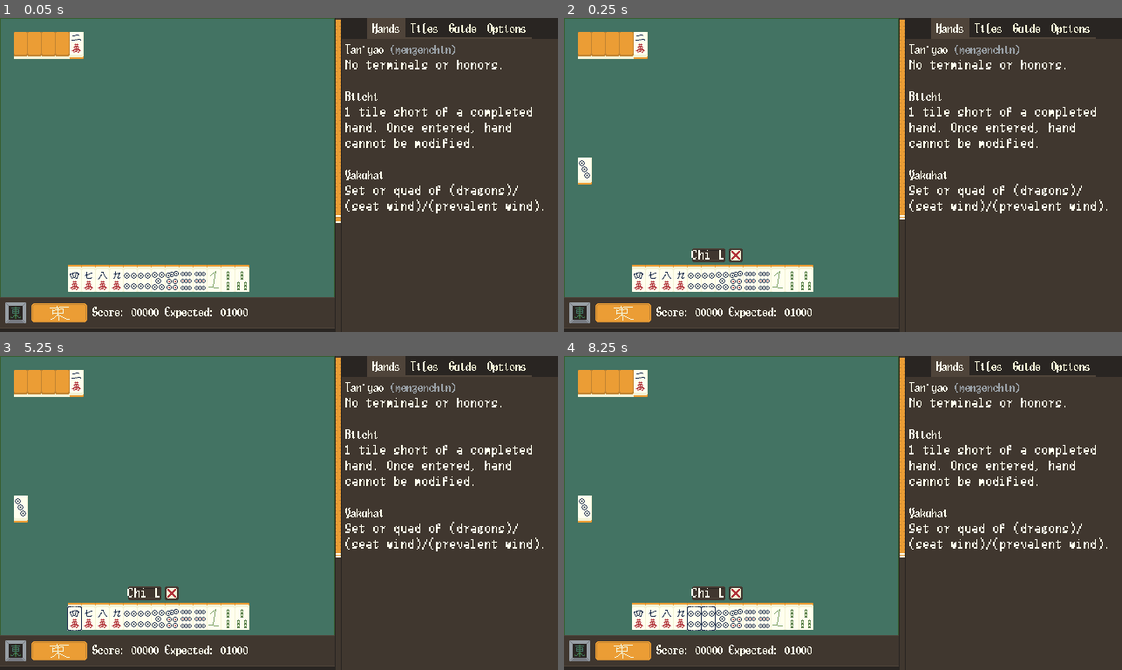
Above: before the commit, frames 1-4 (two rows, left to right).
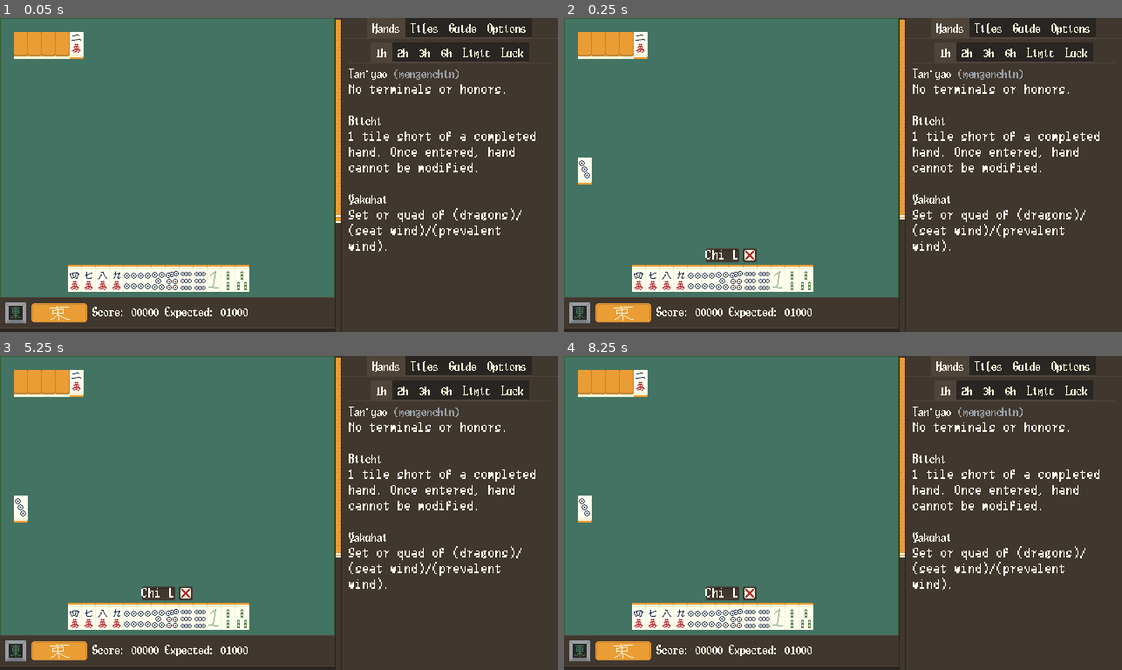
Above: after the commit, the same moments.

Repository: nanahyakuman/ultimahjong
Game: Godot game, scene res://root.tscn
The game is run twice, just before and just after one commit, with the same random seed, the same clock (stepped at 60 frames per second) and the same inputs.
Inputs (mouse positions are in pixels of both pictures, inside the frame that each line leads up to):
- Up to frame 1 (0.05 s): no input
- Up to frame 2 (0.25 s): no input
- Up to frame 3 (5.25 s): tap Enter at 0.5, 2, 3.5 s; drag from (22, 384) to (334, 443) at 0.52 s; tap Space at 1.25, 2.75, 4.25 s; drag from (33, 384) to (251, 575) at 1.27 s; move the mouse to (50, 384) at 2.02 s; click (50, 384) at 2.17 s; drag from (61, 384) to (111, 465) at 2.77 s; drag from (78, 384) to (306, 513) at 3.52 s; drag from (22, 509) to (195, 434) at 4.27 s; move the mouse to (72, 619) at 5.02 s; click (72, 619) at 5.17 s
- Up to frame 4 (8.25 s): drag from (653, 619) to (731, 528) at 5.77 s; drag from (664, 619) to (898, 443) at 6.52 s; drag from (681, 619) to (815, 575) at 7.27 s; move the mouse to (692, 619) at 8.02 s; click (692, 619) at 8.17 s

The runs differ from the first frame. In frame 1, 3.6% of the frame differs, in the area x 32-100%, y 6-84%; in frame 2, 4.0%; in frame 3, 4.0%; in frame 4, 4.0%, in the area x 22-100%, y 6-88%.

Commit message:
calls now highlight relevant tiles in hand

Diff:
--- a/CallGraphic.gd
+++ b/CallGraphic.gd
@@ -2,15 +2,35 @@
 
 @onready var mahjong_manager = %MahjongManager
 @onready var calls = $".."
+@onready var hand = $"../../All/SideSpacers/Tiles/HBoxContainer/Hand"
 
 @export var bitmask: MahjongManager.CALL_BITMASK
+var _tiles_involved = []
 
-func enable(bm: int):
+func _ready():
+	connect("mouse_entered", _on_mouse_entered)
+	connect("mouse_exited", _on_mouse_exited)
+
+func enable(bm: int, tiles_involved: Dictionary):
 	visible = bm & bitmask
 	visible = visible or ((bitmask == MahjongManager.CALL_BITMASK.NONE) and (bm != 0))
 
+	if tiles_involved.has(bitmask):
+		_tiles_involved = tiles_involved[bitmask]
+	else:
+		_tiles_involved = []
+
 func _gui_input(event):
+	# clicking
 	if event is InputEventMouseButton:
 		if event.button_index == MOUSE_BUTTON_LEFT and event.pressed:
-			calls.enable_calls(0)
+			calls.enable_calls(0, {})
+			_on_mouse_exited()
 			mahjong_manager.call_graphic_clicked(bitmask)
+
+
+# tells the hand to tell relevant tiles to highlight themselves
+func _on_mouse_entered():
+	hand.highlight_relevant_tiles(_tiles_involved, true)
+func _on_mouse_exited():
+	hand.highlight_relevant_tiles([], false)
--- a/CallsGraphical.gd
+++ b/CallsGraphical.gd
@@ -1,8 +1,8 @@
 extends HBoxContainer
 
 func _ready():
-	enable_calls(0)
+	enable_calls(0, {})
 
-func enable_calls(bitmask: int):
+func enable_calls(bitmask: int, tiles_involved: Dictionary):
 	for c in get_children():
-		c.enable(bitmask)
+		c.enable(bitmask, tiles_involved)
--- /dev/null
+++ b/HandGUI.gd
@@ -0,0 +1,16 @@
+extends HBoxContainer
+
+#  highlight tiles used in a chi/pon/kan
+func highlight_relevant_tiles(tiles: Array, val: bool):
+	if !val:
+		for tg in get_children():
+			tg.direct_request_highlight(false)
+	else:
+		var tids = []
+		for t in tiles:
+			tids.append(t.get_id())
+		for tg in get_children():
+			var tgid = tg.tile.get_id()
+			if tids.has(tgid):
+				tg.direct_request_highlight(true)
+				tids.erase(tgid)
--- a/MTile.gd
+++ b/MTile.gd
@@ -15,16 +15,18 @@
 	aka = a
 
 func get_id():
-	return gen_id(suit, value)
+	return MTile.gen_id(suit, value)
 
+#  `chi_sets` returns neighbors and superneighbors in order, to make
+# it easy to check for chis.
 func get_adj_ids(s = suit, v = value, chi_sets = false):
 	if suit == SUITS.SPECIAL:
 		return []
 	else:
 		if !chi_sets:
-			return [gen_id(s, v-1), gen_id(s, v+1)]
+			return [MTile.gen_id(s, v-1), MTile.gen_id(s, v+1)]
 		else:
-			return [gen_id(s, v-2), gen_id(s, v-1), gen_id(s, v+1), gen_id(s, v+2)]
+			return [MTile.gen_id(s, v-2), MTile.gen_id(s, v-1), MTile.gen_id(s, v+1), MTile.gen_id(s, v+2)]
 
 static func gen_id(s: int, v:int):
 	return s * 100 + v * 1
--- a/MahjongManager.gd
+++ b/MahjongManager.gd
@@ -4,7 +4,7 @@
 @onready var gui_manager = $"../GUIManager"
 @onready var tile_counter = $TileCounter
 @onready var yaku_checker = $YakuChecker
-
+@onready var calls_manager = $"../GUIManager/Calls"
 
 var OPPONENT_DISCARDS = 3
 var DEFAULT_KAN_SIZE = 5
@@ -69,6 +69,12 @@
 func draw_hand():
 	for i in 13:
 		hand.append(wall.pop_back())
+#	hand.append(MTile.new(MTile.SUITS.SPECIAL, MTile.SPECIALS.CHUN))
+#	hand.append(MTile.new(MTile.SUITS.SPECIAL, MTile.SPECIALS.CHUN))
+#	hand.append(MTile.new(MTile.SUITS.SPECIAL, MTile.SPECIALS.CHUN))
+#	hand.append(MTile.new(MTile.SUITS.SPECIAL, MTile.SPECIALS.HAKU))
+#	hand.append(MTile.new(MTile.SUITS.SPECIAL, MTile.SPECIALS.HAKU))
+#	hand.append(MTile.new(MTile.SUITS.SPECIAL, MTile.SPECIALS.HAKU))
 	update_hand_label()
 
 func draw_kan_dora():
@@ -96,23 +102,30 @@
 		gui_manager.update_opp_discard(opp_discard)
 		gui_manager.update_wall_count(wall.size())
 
-		var call_bitmask = can_cpkr(disc)
+			#  passed in and updated by `can_cpkr`. easier then
+			# retroactively searching for the tiles again (probably).
+			#  allows us to quickly highlight and lock off tiles involved
+			# in a call. note this is of `MTile,` so we still have to get the
+			# relevant tiles in hand manually
+		var tiles_involved_in_call = {}
+			#  a bitmask for what calls are legal. note chi is split into 3
+			# seperate calls depending on shape. this is kinda weird but the
+			# involved tiles are highlighted anyway so it shouldn't be that
+			# hard to udnerstand
+		var call_bitmask = can_cpkr(disc, tiles_involved_in_call)
 		if call_bitmask != 0:
 			state = STATE_CALLS
-			gui_manager.enable_calls(call_bitmask)
+			calls_manager.enable_calls(call_bitmask, tiles_involved_in_call)
 
 			# stall out as long as `call_graphic_clicked()` hasnt resolved.
-			# this is called by `CallGraphic`s.
+			# this fnctiuon is called by `CallGraphic`s.
 			while state == STATE_CALLS:
 				await get_tree().process_frame
 
-
-
 		await get_tree().create_timer(.2).timeout
 
 	state = STATE_ACTIONABLE
 
-# returns a bitmask for what can be called
 enum CALL_BITMASK {
 	NONE =		0,
 	CHI_L = 	0b100,
@@ -123,21 +136,36 @@
 	RON = 		0b100000,
 	TSM = 		0b1000000
 }
-func can_cpkr(disc: MTile) -> int:
+# returns a bitmask for what can be called
+func can_cpkr(disc: MTile, tiles_involved: Dictionary) -> int:
 	# ordered rkpccc
 	var bitmask = 0b0000
+	# the dict of involved tiles
+	tiles_involved.merge({CALL_BITMASK.CHI_L:[], CALL_BITMASK.CHI_M:[], CALL_BITMASK.CHI_R:[], CALL_BITMASK.PON:[], CALL_BITMASK.KAN:[]})
+	# (only functional for pons and kans atm)
 
 	# pon and kan
 	var identical_count = 0
 	var did = disc.get_id()
 	for t in hand:
-		if did == t.get_id():
+		var tid = t.get_id()
+		if did == tid:
 			identical_count += 1
+			tiles_involved[CALL_BITMASK.PON].append(t)
+			tiles_involved[CALL_BITMASK.KAN].append(t)
 
 	if identical_count >= 2:
 		bitmask |= CALL_BITMASK.PON
 		if identical_count >= 3:
 			bitmask |= CALL_BITMASK.KAN
+			tiles_involved[CALL_BITMASK.PON].resize(2)
+			tiles_involved[CALL_BITMASK.KAN].resize(3)
+		else:
+			tiles_involved[CALL_BITMASK.KAN].clear()
+	else:
+		tiles_involved[CALL_BITMASK.PON].clear()
+		tiles_involved[CALL_BITMASK.KAN].clear()
+
 
 	# chi.
 	var adjs = {}
@@ -146,16 +174,39 @@
 
 	for t in hand:
 		var tid = t.get_id()
-		if adjs.keys().has(tid):
+		var extant = adjs.keys().find(tid)
+		if extant != -1:
 			adjs[tid] += 1
+
+			if extant == 0:
+				tiles_involved[CALL_BITMASK.CHI_R].append(t)
+			elif extant == 1:
+				tiles_involved[CALL_BITMASK.CHI_R].append(t)
+				tiles_involved[CALL_BITMASK.CHI_M].append(t)
+			elif extant == 2:
+				tiles_involved[CALL_BITMASK.CHI_M].append(t)
+				tiles_involved[CALL_BITMASK.CHI_L].append(t)
+			else:
+				tiles_involved[CALL_BITMASK.CHI_L].append(t)
 
 	if adjs.size() >= 4:
 		if adjs[did-2] > 0 and adjs[did-1]:
 			bitmask |= CALL_BITMASK.CHI_R
+		else:
+			tiles_involved[CALL_BITMASK.CHI_R].clear()
 		if adjs[did-1] > 0 and adjs[did+1]:
 			bitmask |= CALL_BITMASK.CHI_M
+		else:
+			tiles_involved[CALL_BITMASK.CHI_M].clear()
 		if adjs[did+1] > 0 and adjs[did+2]:
 			bitmask |= CALL_BITMASK.CHI_L
+		else:
+			tiles_involved[CALL_BITMASK.CHI_L].clear()
+	else:
+		tiles_involved[CALL_BITMASK.CHI_R].clear()
+		tiles_involved[CALL_BITMASK.CHI_M].clear()
+		tiles_involved[CALL_BITMASK.CHI_L].clear()
+
 
 	#ron
 	var full_hand = [disc]
@@ -176,7 +227,10 @@
 		if event is InputEventMouseButton:
 			if event.button_index == MOUSE_BUTTON_RIGHT and event.pressed:
 				call_graphic_clicked(CALL_BITMASK.NONE)
-				gui_manager.enable_calls(0)
+				calls_manager.enable_calls(0, {})
+
+#	if event is InputEventMouseButton:
+#		increment_winds()
 
 
 #  for physical buttons. note only tiles we define as
--- a/TileGraphic.gd
+++ b/TileGraphic.gd
@@ -3,11 +3,12 @@
 
 @onready var sprite = $Sprite2D
 @onready var sides = $Tilesides
-@onready var sim_tile_highlight = $SimTileHighlight
-@onready var adj_tile_highlight = $AdjTileHighlight
+@onready var sim_tile_highlight = $BlueTileHighlight
+@onready var adj_tile_highlight = $RedTileHighlight
+@onready var call_tile_highlight = $RedTileHighlight2
 
 @export var tile_size = Vector2(16,32)
-@export var clickable = false
+@export var in_hand = false
 
 @export var suit = 0
 @export var value = 0
@@ -57,10 +58,11 @@
 signal tile_graphic_clicked
 
 func _gui_input(event):
-	if clickable:
+	# can only click on tiles in hand
+	if in_hand:
 		if event is InputEventMouseButton:
 			if event.button_index == MOUSE_BUTTON_LEFT and event.pressed:
-				#TileGraphicKnower.highlight_matching_tiles(tile, false)
+				TileGraphicKnower.highlight_matching_tiles(tile, false)
 				emit_signal("tile_graphic_clicked", tile)
 				#TileGraphicKnower.highlight_matching_tiles(tile, true)
 
@@ -69,6 +71,8 @@
 
 
 
+#  code for highlights. `TileGraphicKnower` sends out actual signals
+# for tiles to highlight themselves
 func _on_mouse_entered():
 	if !_reversed:
 		TileGraphicKnower.highlight_matching_tiles(tile, true)
@@ -85,3 +89,6 @@
 				sim_tile_highlight.visible = val
 			else:
 				adj_tile_highlight.visible = val
+
+func direct_request_highlight(val: bool):
+	call_tile_highlight.visible = val
--- a/TileGraphic.tscn
+++ b/TileGraphic.tscn
@@ -28,12 +28,17 @@
 region_enabled = true
 region_rect = Rect2(16, 32, 16, 32)
 
-[node name="SimTileHighlight" type="Sprite2D" parent="."]
+[node name="BlueTileHighlight" type="Sprite2D" parent="."]
 visible = false
 position = Vector2(8, 13)
 texture = ExtResource("4_2lunx")
 
-[node name="AdjTileHighlight" type="Sprite2D" parent="."]
+[node name="RedTileHighlight" type="Sprite2D" parent="."]
+visible = false
+position = Vector2(8, 13)
+texture = ExtResource("5_b2fx8")
+
+[node name="RedTileHighlight2" type="Sprite2D" parent="."]
 visible = false
 position = Vector2(8, 13)
 texture = ExtResource("5_b2fx8")
--- a/root.tscn
+++ b/root.tscn
@@ -8,6 +8,7 @@
 [ext_resource type="PackedScene" uid="uid://dhu60farhkon0" path="res://TileGraphic.tscn" id="6_3ag2w"]
 [ext_resource type="Texture2D" uid="uid://bu7eiaj3nnu51" path="res://image/sittingwindindicator.png" id="8_00qj1"]
 [ext_resource type="Texture2D" uid="uid://bmqa5eyuh48qx" path="res://image/call_indicator.png" id="8_4d1ju"]
+[ext_resource type="Script" path="res://HandGUI.gd" id="8_4hll1"]
 [ext_resource type="Texture2D" uid="uid://qfsu5y82t8jk" path="res://image/prevwindindicator.png" id="8_heinv"]
 [ext_resource type="Texture2D" uid="uid://cerxwhe2cssp0" path="res://image/tableedge.png" id="8_hy522"]
 [ext_resource type="Texture2D" uid="uid://njfot1si4chf" path="res://image/tablediv.png" id="10_kbaim"]
@@ -38,7 +39,6 @@
 @onready var opp_dcs = [$All/SideSpacers/Tiles/Discards2, $All/SideSpacers/Tiles/Discards3, $All/SideSpacers/Tiles/Discards4, $All/SideSpacers/Tiles/Discards5]
 @onready var kan_pile = $All/SideSpacers/Tiles/KanPile
 @onready var graphic_tile_counter = $\"../../GraphicTileCounter\"
-@onready var calls = $Calls
 @onready var prev_wind = $All/TextureRect/HBoxContainer/RoundWind/Sprite2D
 @onready var seat_wind = $All/TextureRect/HBoxContainer/SittingWind/Sprite2D
 
@@ -62,24 +62,24 @@
 func update_kan_dora(tiles: Array):
 	_update_node(kan_pile, tiles, true, TileGraphic.SIDE_BOT, 4)
 
-func _update_node(node: Node, tiles: Array, clickable: bool = false, visible_side: int = TileGraphic.SIDE_BOT, reverse_count: int = -1):
+func _update_node(node: Node, tiles: Array, in_hand: bool = false, visible_side: int = TileGraphic.SIDE_BOT, reverse_count: int = -1):
 	var existing_count = node.get_child_count()
 	for t in tiles.size():
 		if t < existing_count:
 			node.get_child(t).assign_suit_value(tiles[t])
 			node.get_child(t).set_reversed(reverse_count > t)
 		else:
-			get_new_tile(tiles[t], node, clickable, visible_side, reverse_count > t)
+			get_new_tile(tiles[t], node, in_hand, visible_side, reverse_count > t)
 		node.get_child(t).visible = true
 
 	for t in range(tiles.size(), existing_count):
 		node.get_child(t).visible = false
 
-func get_new_tile(t: MTile, parent: Node, clickable: bool, vis_side: int, reverse: bool):
+func get_new_tile(t: MTile, parent: Node, in_hand: bool, vis_side: int, reverse: bool):
 	var a = tile_graphic.instantiate()
 	parent.add_child(a)
 	a.assign_suit_value(t)
-	a.clickable = clickable
+	a.in_hand = in_hand
 	a.connect(\"tile_graphic_clicked\", mahjong_manager.tile_graphic_clicked)
 	a.assign_visible_side(vis_side)
 	a.set_reversed(reverse)
@@ -92,10 +92,11 @@
 func update_wall_count(c: int):
 	graphic_tile_counter.update_wall_count(c)
 
-
-func enable_calls(bitmask: int):
-	calls.enable_calls(bitmask)
 "
+
+[sub_resource type="StyleBoxEmpty" id="StyleBoxEmpty_negp3"]
+content_margin_top = 4.0
+content_margin_bottom = 8.0
 
 [node name="Control" type="Control"]
 texture_filter = 1
@@ -227,6 +228,7 @@
 [node name="Hand" type="HBoxContainer" parent="HBoxContainer/GameRoot/GUIManager/All/SideSpacers/Tiles/HBoxContainer"]
 custom_minimum_size = Vector2(0, 32)
 layout_mode = 2
+script = ExtResource("8_4hll1")
 
 [node name="Tsumo" type="HBoxContainer" parent="HBoxContainer/GameRoot/GUIManager/All/SideSpacers/Tiles/HBoxContainer"]
 custom_minimum_size = Vector2(16, 32)
@@ -287,7 +289,7 @@
 [node name="Calls" type="HBoxContainer" parent="HBoxContainer/GameRoot/GUIManager"]
 layout_mode = 2
 offset_top = 264.0
-offset_right = 352.0
+offset_right = 384.0
 offset_bottom = 280.0
 grow_horizontal = 2
 grow_vertical = 2
@@ -518,10 +520,22 @@
 tab_alignment = 1
 
 [node name="Hands" type="TabBar" parent="HBoxContainer/Sidebar/TabContainer"]
-visible = false
-layout_mode = 2
-
-[node name="RichTextLabel" type="RichTextLabel" parent="HBoxContainer/Sidebar/TabContainer/Hands"]
+layout_mode = 2
+
+[node name="TabContainer" type="TabContainer" parent="HBoxContainer/Sidebar/TabContainer/Hands"]
+layout_mode = 1
+anchors_preset = 15
+anchor_right = 1.0
+anchor_bottom = 1.0
+grow_horizontal = 2
+grow_vertical = 2
+theme_override_styles/panel = SubResource("StyleBoxEmpty_negp3")
+tab_alignment = 1
+
+[node name="1h" type="TabBar" parent="HBoxContainer/Sidebar/TabContainer/Hands/TabContainer"]
+layout_mode = 2
+
+[node name="RichTextLabel" type="RichTextLabel" parent="HBoxContainer/Sidebar/TabContainer/Hands/TabContainer/1h"]
 layout_mode = 1
 anchors_preset = 15
 anchor_right = 1.0
@@ -539,6 +553,86 @@
 Set or quad of (dragons)/(seat wind)/(prevalent wind).
 "
 
+[node name="2h" type="TabBar" parent="HBoxContainer/Sidebar/TabContainer/Hands/TabContainer"]
+visible = false
+layout_mode = 2
+
+[node name="RichTextLabel" type="RichTextLabel" parent="HBoxContainer/Sidebar/TabContainer/Hands/TabContainer/2h"]
+layout_mode = 1
+anchors_preset = 15
+anchor_right = 1.0
+anchor_bottom = 1.0
+grow_horizontal = 2
+grow_vertical = 2
+bbcode_enabled = true
+text = "[b]Have not done this tab lol[/b]
+sample text sample text
+"
+
+[node name="3h" type="TabBar" parent="HBoxContainer/Sidebar/TabContainer/Hands/TabContainer"]
+visible = false
+layout_mode = 2
+
+[node name="RichTextLabel" type="RichTextLabel" parent="HBoxContainer/Sidebar/TabContainer/Hands/TabContainer/3h"]
+layout_mode = 1
+anchors_preset = 15
+anchor_right = 1.0
+anchor_bottom = 1.0
+grow_horizontal = 2
+grow_vertical = 2
+bbcode_enabled = true
+text = "[b]Have not done this tab lol[/b]
+sample text sample text
+"
+
+[node name="6h" type="TabBar" parent="HBoxContainer/Sidebar/TabContainer/Hands/TabContainer"]
+visible = false
+layout_mode = 2
+
+[node name="RichTextLabel" type="RichTextLabel" parent="HBoxContainer/Sidebar/TabContainer/Hands/TabContainer/6h"]
+layout_mode = 1
+anchors_preset = 15
+anchor_right = 1.0
+anchor_bottom = 1.0
+grow_horizontal = 2
+grow_vertical = 2
+bbcode_enabled = true
+text = "[b]Have not done this tab lol[/b]
+sample text sample text
+"
+
+[node name="Limit" type="TabBar" parent="HBoxContainer/Sidebar/TabContainer/Hands/TabContainer"]
+visible = false
+layout_mode = 2
+
+[node name="RichTextLabel" type="RichTextLabel" parent="HBoxContainer/Sidebar/TabContainer/Hands/TabContainer/Limit"]
+layout_mode = 1
+anchors_preset = 15
+anchor_right = 1.0
+anchor_bottom = 1.0
+grow_horizontal = 2
+grow_vertical = 2
+bbcode_enabled = true
+text = "[b]Have not done this tab lol[/b]
+sample text sample text
+"
+
+[node name="Luck" type="TabBar" parent="HBoxContainer/Sidebar/TabContainer/Hands/TabContainer"]
+visible = false
+layout_mode = 2
+
+[node name="RichTextLabel" type="RichTextLabel" parent="HBoxContainer/Sidebar/TabContainer/Hands/TabContainer/Luck"]
+layout_mode = 1
+anchors_preset = 15
+anchor_right = 1.0
+anchor_bottom = 1.0
+grow_horizontal = 2
+grow_vertical = 2
+bbcode_enabled = true
+text = "[b]Have not done this tab lol[/b]
+sample text sample text
+"
+
 [node name="Tiles" type="TabBar" parent="HBoxContainer/Sidebar/TabContainer"]
 visible = false
 layout_mode = 2
@@ -628,6 +722,7 @@
 fit_content = true
 
 [node name="Guide" type="TabBar" parent="HBoxContainer/Sidebar/TabContainer"]
+visible = false
 layout_mode = 2
 
 [node name="TabContainer" type="TabContainer" parent="HBoxContainer/Sidebar/TabContainer/Guide"]
@@ -637,11 +732,13 @@
 anchor_bottom = 1.0
 grow_horizontal = 2
 grow_vertical = 2
-
-[node name="Terms" type="TabBar" parent="HBoxContainer/Sidebar/TabContainer/Guide/TabContainer"]
-layout_mode = 2
-
-[node name="RichTextLabel" type="RichTextLabel" parent="HBoxContainer/Sidebar/TabContainer/Guide/TabContainer/Terms"]
+theme_override_styles/panel = SubResource("StyleBoxEmpty_negp3")
+tab_alignment = 1
+
+[node name="Defs" type="TabBar" parent="HBoxContainer/Sidebar/TabContainer/Guide/TabContainer"]
+layout_mode = 2
+
+[node name="RichTextLabel" type="RichTextLabel" parent="HBoxContainer/Sidebar/TabContainer/Guide/TabContainer/Defs"]
 layout_mode = 1
 anchors_preset = 15
 anchor_right = 1.0
--- a/theme.tres
+++ b/theme.tres
@@ -9,10 +9,9 @@
 bg_color = Color(0.25098, 0.215686, 0.184314, 1)
 
 [sub_resource type="StyleBoxEmpty" id="StyleBoxEmpty_bfkfa"]
-content_margin_left = 4.0
+content_margin_left = 8.0
 content_margin_top = 4.0
-content_margin_right = 4.0
-content_margin_bottom = 4.0
+content_margin_right = 8.0
 
 [sub_resource type="StyleBoxFlat" id="StyleBoxFlat_8vjpu"]
 content_margin_left = 6.0
@@ -35,7 +34,8 @@
 anti_aliasing = false
 
 [sub_resource type="StyleBoxFlat" id="StyleBoxFlat_5sxb1"]
-bg_color = Color(0.160784, 0.145098, 0.133333, 1)
+bg_color = Color(0.25098, 0.215686, 0.184314, 1)
+border_width_bottom = 1
 border_color = Color(0.309804, 0.266667, 0.227451, 1)
 corner_detail = 1
 anti_aliasing = false
@@ -66,9 +66,8 @@
 texture_margin_bottom = 4.0
 axis_stretch_vertical = 1
 
-[sub_resource type="StyleBoxEmpty" id="StyleBoxEmpty_iuex7"]
-content_margin_left = 4.0
-content_margin_right = 4.0
+[sub_resource type="StyleBoxEmpty" id="StyleBoxEmpty_dl63n"]
+content_margin_left = 8.0
 
 [resource]
 default_font = ExtResource("3_e0qua")
@@ -97,4 +96,4 @@
 VScrollBar/styles/grabber = SubResource("StyleBoxTexture_1aysx")
 VScrollBar/styles/grabber_highlight = SubResource("StyleBoxTexture_ca302")
 VScrollBar/styles/grabber_pressed = SubResource("StyleBoxTexture_3ryfc")
-VScrollBar/styles/scroll = SubResource("StyleBoxEmpty_iuex7")
+VScrollBar/styles/scroll = SubResource("StyleBoxEmpty_dl63n")
Binary file changed: image/tiles.png
Not shown: 1 places in root.tscn that only renumber resources
Binary file added: text/font/TitleUnderlined.png
Not shown, added: text/font/TitleUnderlined.png.import
Not shown, changed: todo.txt
